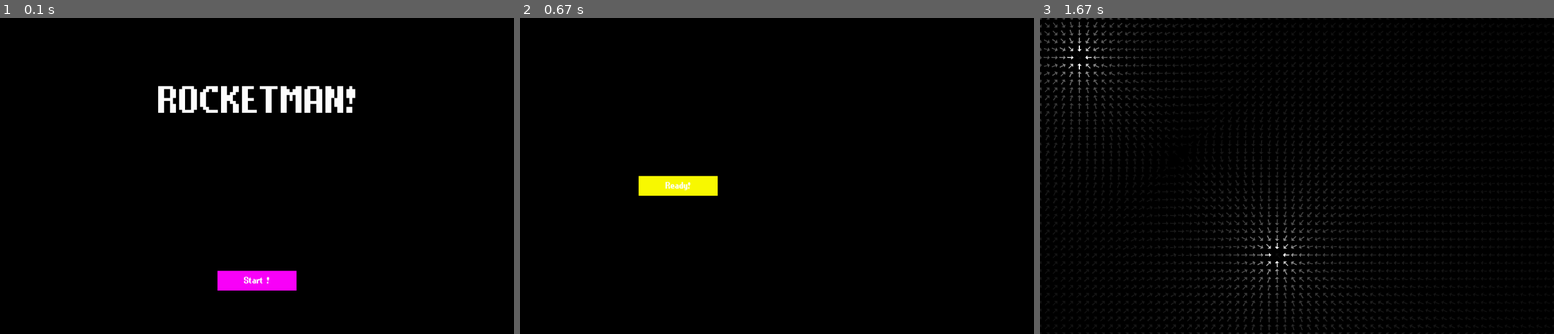
Above: before the commit, frames 1-3 (left to right).
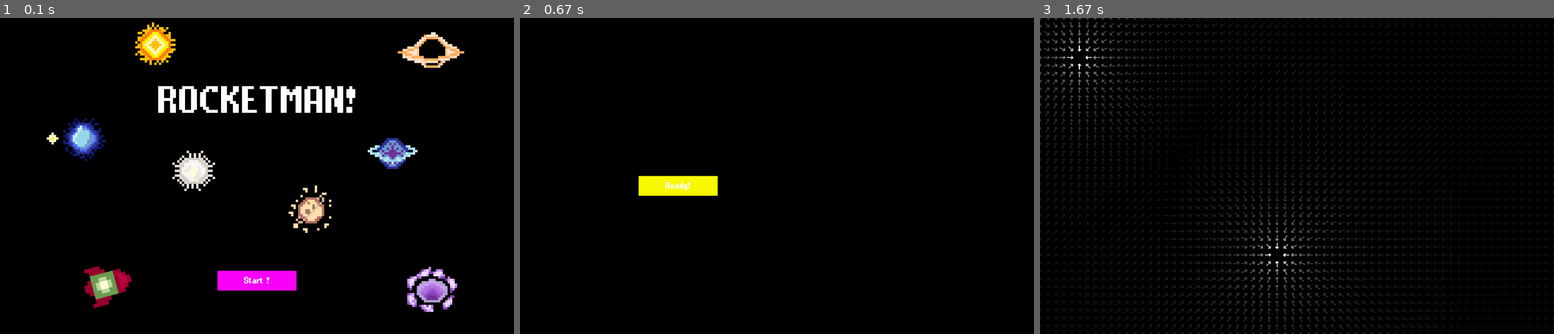
Above: after the commit, the same moments.

Repository: maxim739/Hackathon26
Game: pygame game, started from main.py
Same seed, same stepped clock (60 frames per second), same inputs: the game is played once before the commit and once after it.
Inputs (mouse positions are in pixels of both pictures, inside the frame that each line leads up to):
- Up to frame 1 (0.1 s): no input
- Up to frame 2 (0.67 s): click "Start !" at 0.38 s
- Up to frame 3 (1.67 s): click (1173, 179) at 0.72 s

The runs differ from the first frame. In frame 1, 5.2% of the frame differs, in the area x 9-91%, y 1-94%; in frame 2, nothing differs; in frame 3, nothing differs.

Commit message:
starter page

Diff:
--- /dev/null
+++ b/assets.py
@@ -0,0 +1,26 @@
+import pygame
+
+# Dictionary to store our loaded Surface objects
+IMAGES = {}
+
+def load_assets():
+    """Call this function once AFTER pygame.display.set_mode()"""
+    # Use a helper list to load everything at once
+    planet_files = ["planet1", "planet2", "planet3",
+                    "planet5", "planet6", "planet7",
+                    "planet8", "goalAura",]
+
+    other_files = ["rocket"]
+
+    raw = pygame.image.load("sprites/rocket.png").convert_alpha()
+    IMAGES["rocket"] = pygame.transform.scale(raw, (120, 120))
+
+    for name in planet_files:
+        path = f"sprites/{name}.png"
+        # 1. Load the raw image
+        raw_img = pygame.image.load(path).convert_alpha()
+        # 2. Scale and store in our dictionary
+        IMAGES[name] = pygame.transform.scale(raw_img, (180, 180))
+
+    # Rotated images
+    IMAGES["rotatedRocket"] = pygame.transform.rotate(IMAGES["rocket"], 285)
--- a/main.py
+++ b/main.py
@@ -10,6 +10,7 @@
 from vectorField import render
 from windows import *
 import constants
+from assets import load_assets, IMAGES
 
 pygame.init()
 clock = pygame.time.Clock()
@@ -21,6 +22,8 @@
 screen_res = (constants.width, constants.height)
 pygame.display.set_caption("Rocket Man!")
 screen = pygame.display.set_mode(screen_res)
+
+load_assets()
 
 bodies = [
     Static_body(600, 600, 2e30, 16, (255,255,0)),
--- a/windows.py
+++ b/windows.py
@@ -1,5 +1,6 @@
 import pygame
 import constants
+from assets import IMAGES
 
 pygame.init()
 pygame.font.init()
@@ -17,6 +18,16 @@
     screen.blit(text_surf, text_rect)
 
 def drawStartWindow(screen):
+    screen.blit(IMAGES["planet1"], (300, -25))
+    screen.blit(IMAGES["planet2"], (900, 250))
+    screen.blit(IMAGES["planet3"], (100, 200))
+    screen.blit(IMAGES["planet5"], (1300, 100))
+    screen.blit(IMAGES["planet6"], (400, 300))
+    screen.blit(IMAGES["planet7"], (1000, 0))
+    screen.blit(IMAGES["planet8"], (700, 400))
+    screen.blit(IMAGES["goalAura"], (1000, 600))
+    screen.blit(IMAGES["rotatedRocket"], (200, 600))
+
 
     text_surf = titleFont.render("ROCKETMAN!", True, (255, 255, 255))
     screen.blit(text_surf, (constants.width/2-250, constants.height/5))
